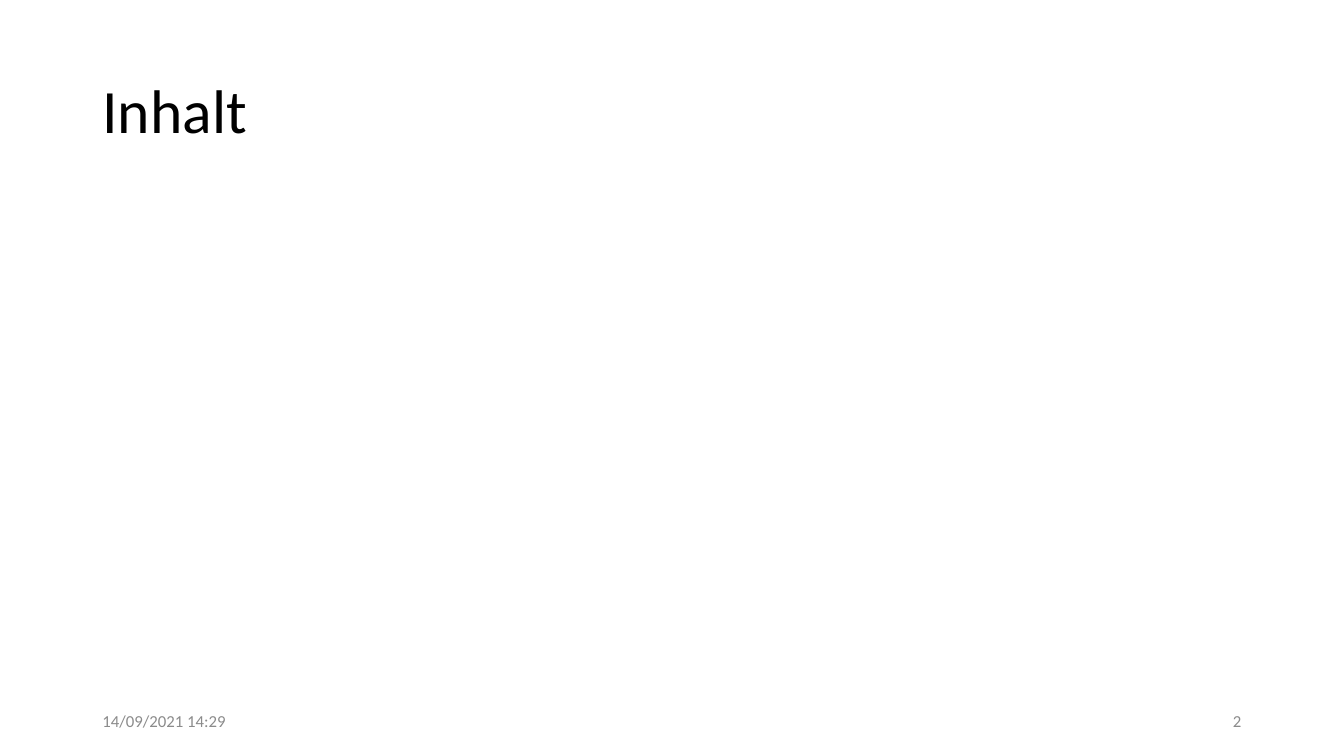
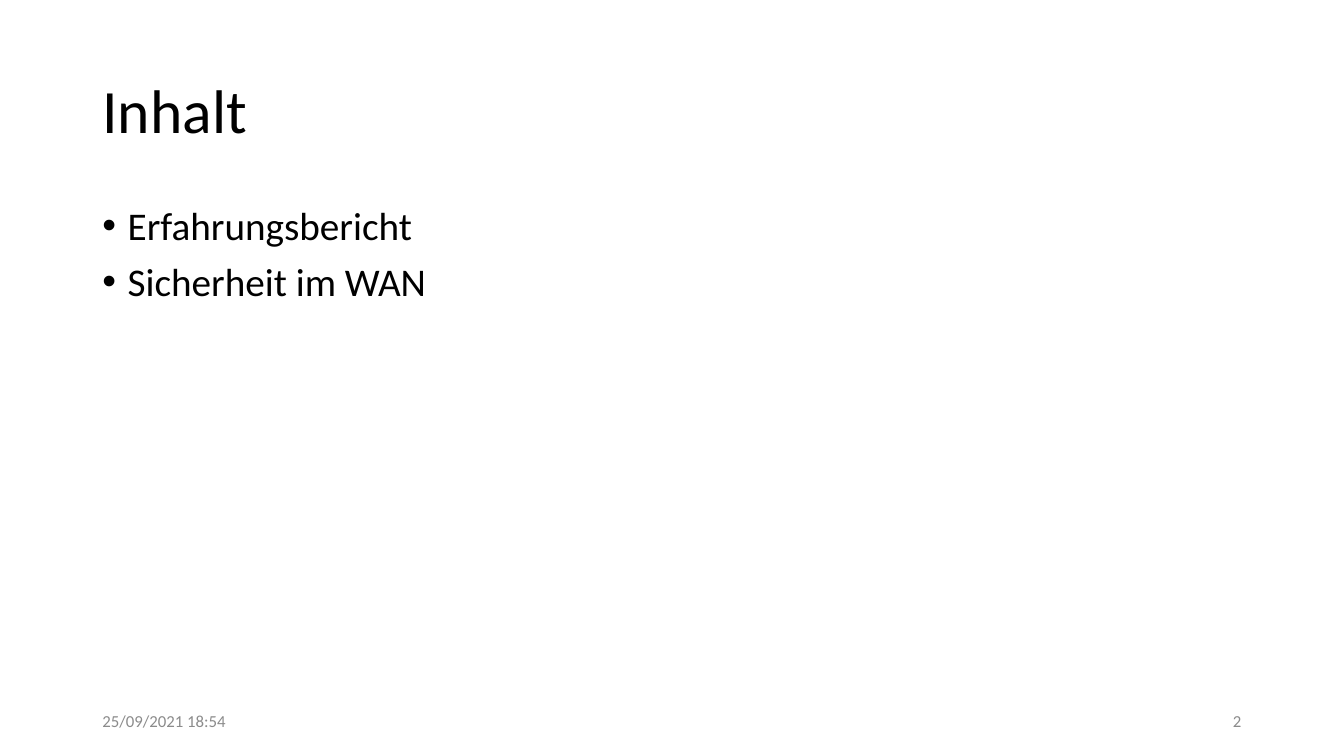
Before and after one commit to eliagarzi/m146-gruebigarzi, a slide deck: slide 2 of LB1/LB1_Präsentation_Sicherheit.pptx. Drawn at 1344x756 pixels with LibreOffice and Linux fonts; fonts in the diff are those of the drawing. Boxes give left, top, right and bottom in pixels: in the first picture for what was removed or moved away, otherwise in the second. Text is boxed around its words. In the diff, an @@ line names an element or a change of style, - is before the commit and + after.

```diff
--- a/LB1/LB1_Präsentation_Sicherheit.pptx
+++ b/LB1/LB1_Präsentation_Sicherheit.pptx
@@ text added at [128, 212, 426, 297], 28 pt, text #000000 @@
+• Erfahrungsbericht
+• Sicherheit im WAN
@@ text at [102, 715, 225, 728]: text changed @@
-14/09/2021 14:29
+25/09/2021 18:54
```
Also in this commit, not shown: 2 slides added, 3 other files.
